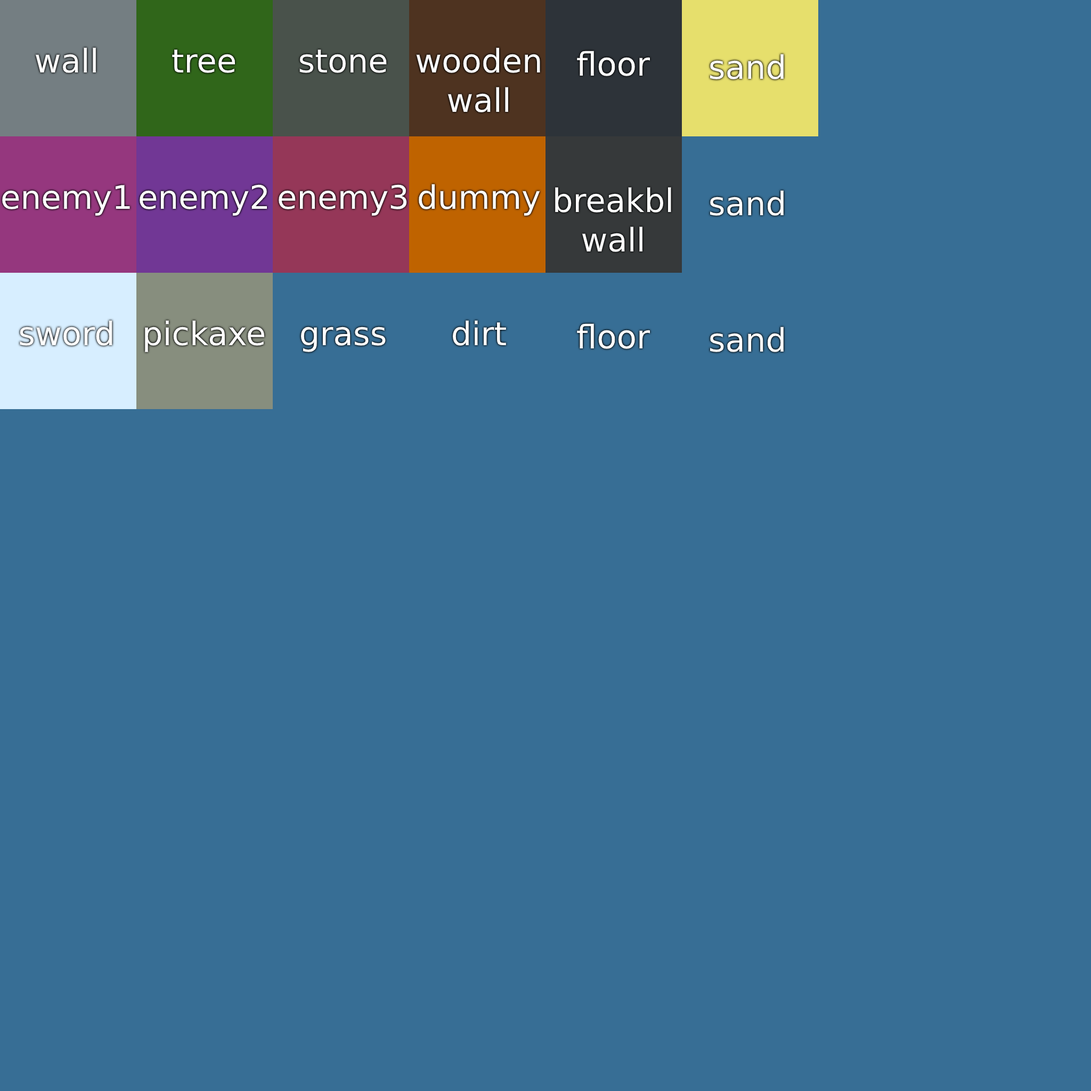
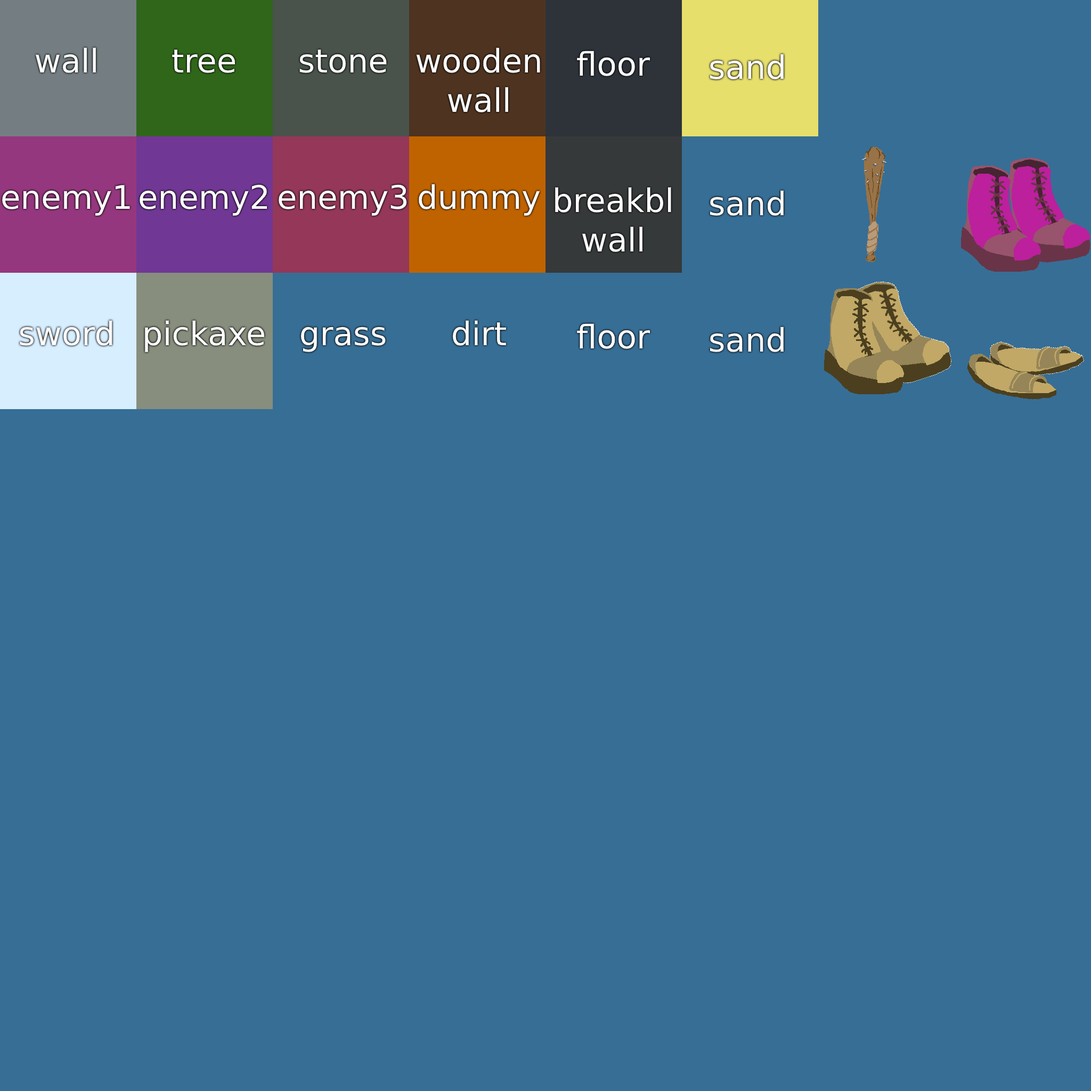
Before/after of a 1091×1091 layered artwork. What changed in the layer stack:
added layer "Layer 2" above "ROW 1 copy 4" over bbox(967, 341, 1085, 400)
added layer "Layer 1" in group "ROW 1 copy 2" over bbox(824, 281, 952, 395)
added layer "Layer 5" above "Layer 4" over bbox(961, 157, 1091, 272)
added layer "Layer 3" above "ROW 1 copy" over bbox(862, 147, 887, 263)
